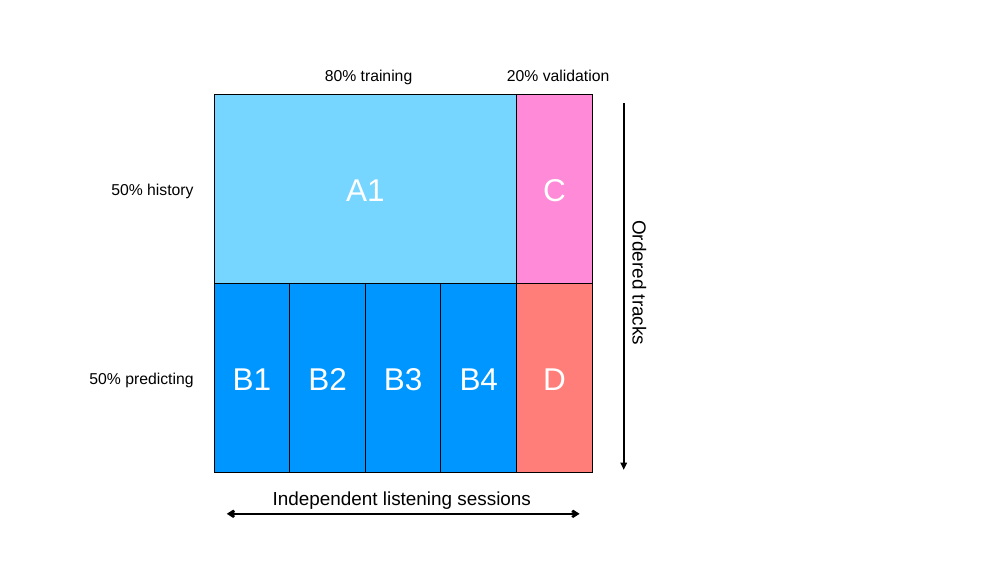
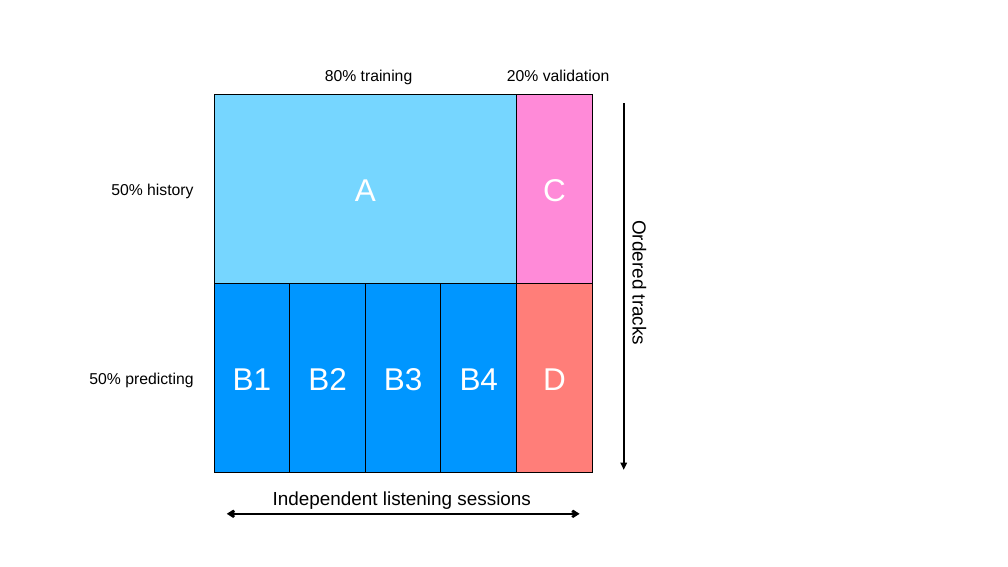
Before and after one commit to curlsloth/Capstone_Spotify-Sequential-Skip-Prediction, a slide deck: slide 1 of notes/data_splitting_plan.pptx. Drawn at 1008x567 pixels with LibreOffice and Linux fonts; fonts in the diff are those of the drawing. Boxes give left, top, right and bottom in pixels: in the first picture for what was removed or moved away, otherwise in the second. Text is boxed around its words. In the diff, an @@ line names an element or a change of style, - is before the commit and + after.

```diff
--- a/notes/data_splitting_plan.pptx
+++ b/notes/data_splitting_plan.pptx
@@ text in rectangle at box(355, 179, 376, 201): text changed @@
-A1
+A
```
Also in this commit, not shown: 2 other files.
